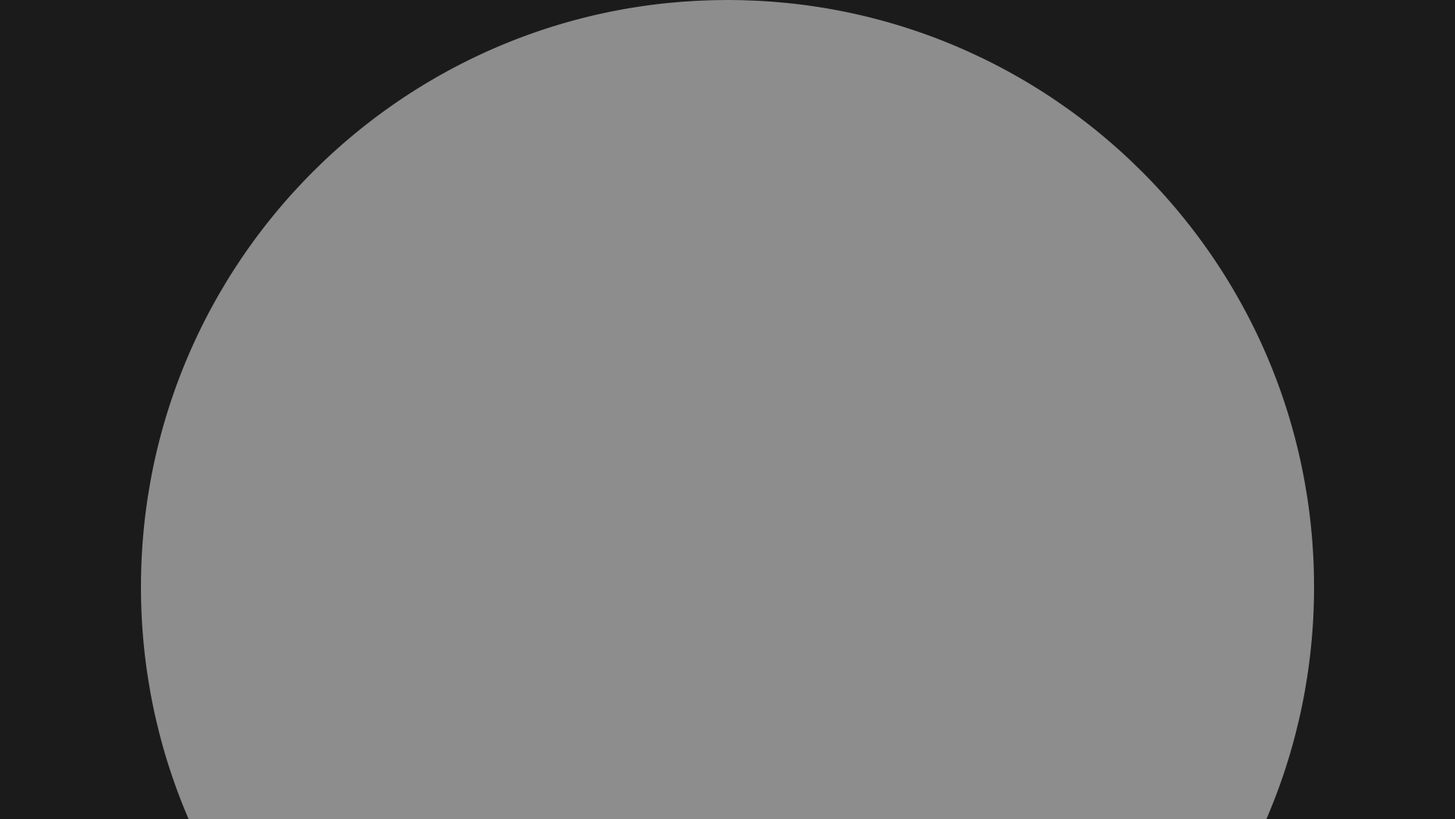
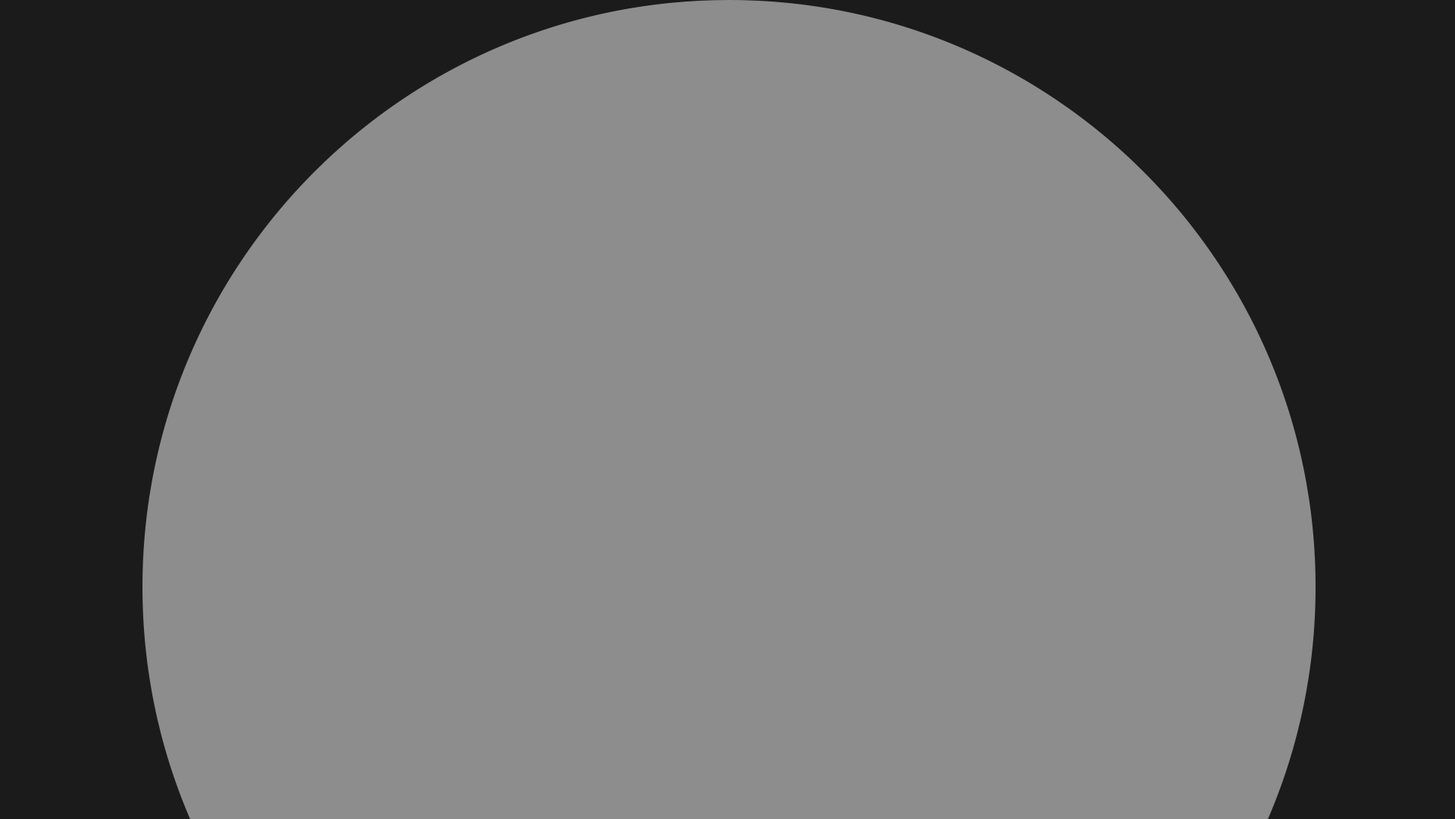
Layers edited between the first and the second 1455 × 819 image:
added layer "Ellipse 1" (50%) above "Background" over [142, 0, 1316, 819]
renamed "Ellipse 1" to "Background", opacity 50% → 100%, painted on it over [140, 0, 1316, 819]
removed layer "Layer 1" over [140, 0, 1316, 819]
